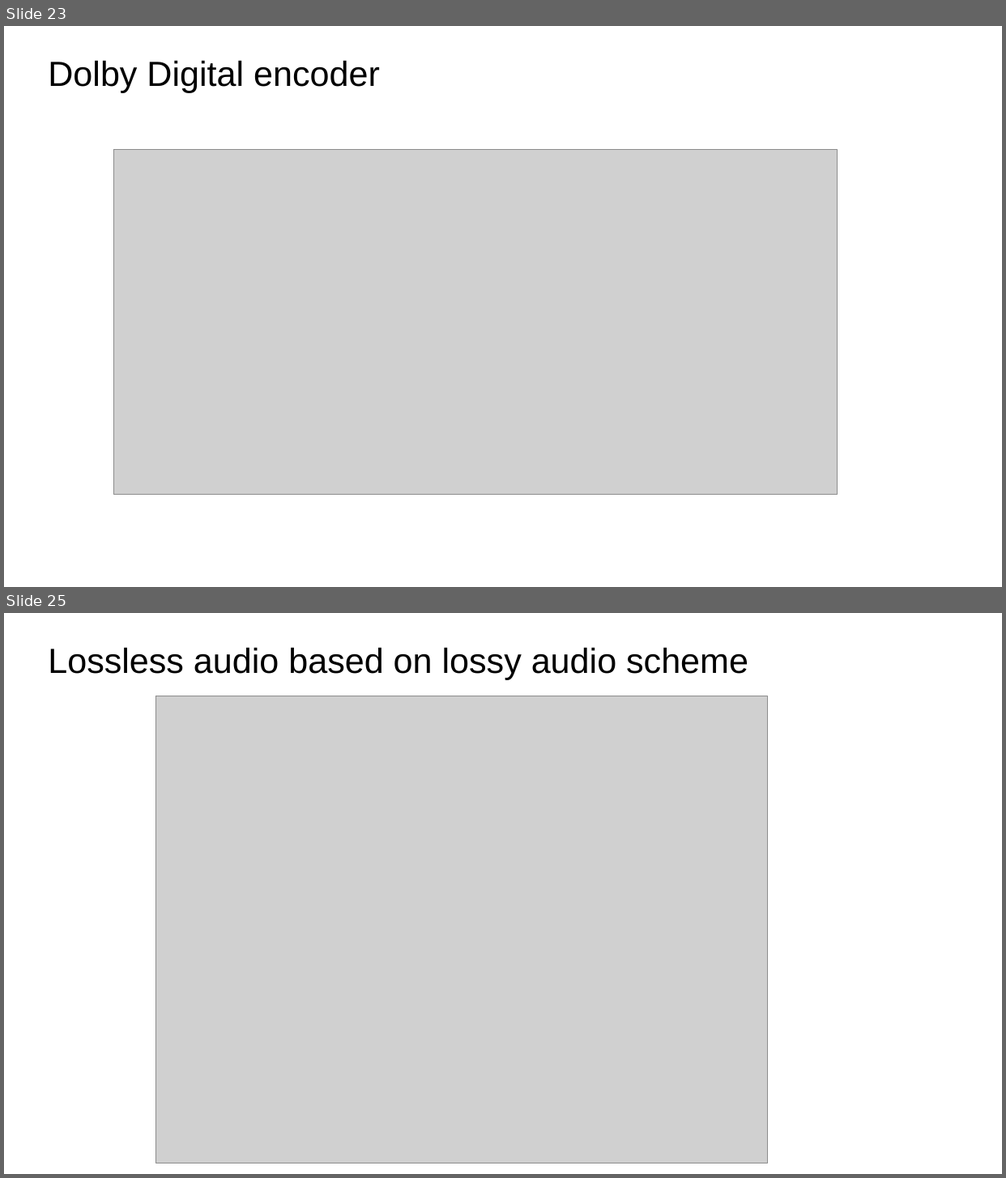
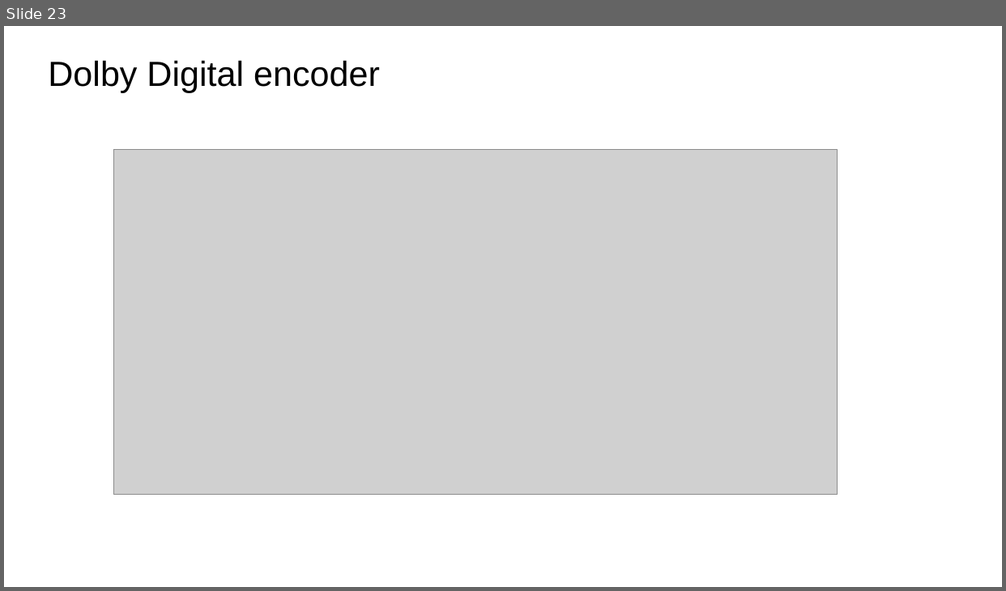
Before and after one commit to xserra/audio-coding-materials, a slide deck: lectures/5. Audio coding standards.pptx. Shown one above the other, each under a label of ours: slides 23 and 25 before the commit, slide 23 after it; the slides between them are not shown. The pictures are 1006x1178 and 1006x591 pixels, drawn with LibreOffice and Linux fonts; fonts in the diff are those of the drawing; grey boxes stand for pictures. Boxes give left, top, right and bottom in pixels: in the first picture for what was removed or moved away, otherwise in the second. Text is boxed around its words. In the diff, an @@ line names an element or a change of style, - is before the commit and + after.

```diff
--- a/lectures/5. Audio coding standards.pptx
+++ b/lectures/5. Audio coding standards.pptx
@@ slide 25 removed at [4,613,1002,1174], background #FFFFFF @@
@@ title removed at [48,647,748,679] @@
-Lossless audio based on lossy audio scheme
@@ picture removed at [155,696,767,1164] @@
```
Also in this commit, not shown: 7 slides changed, 2 slides added.
